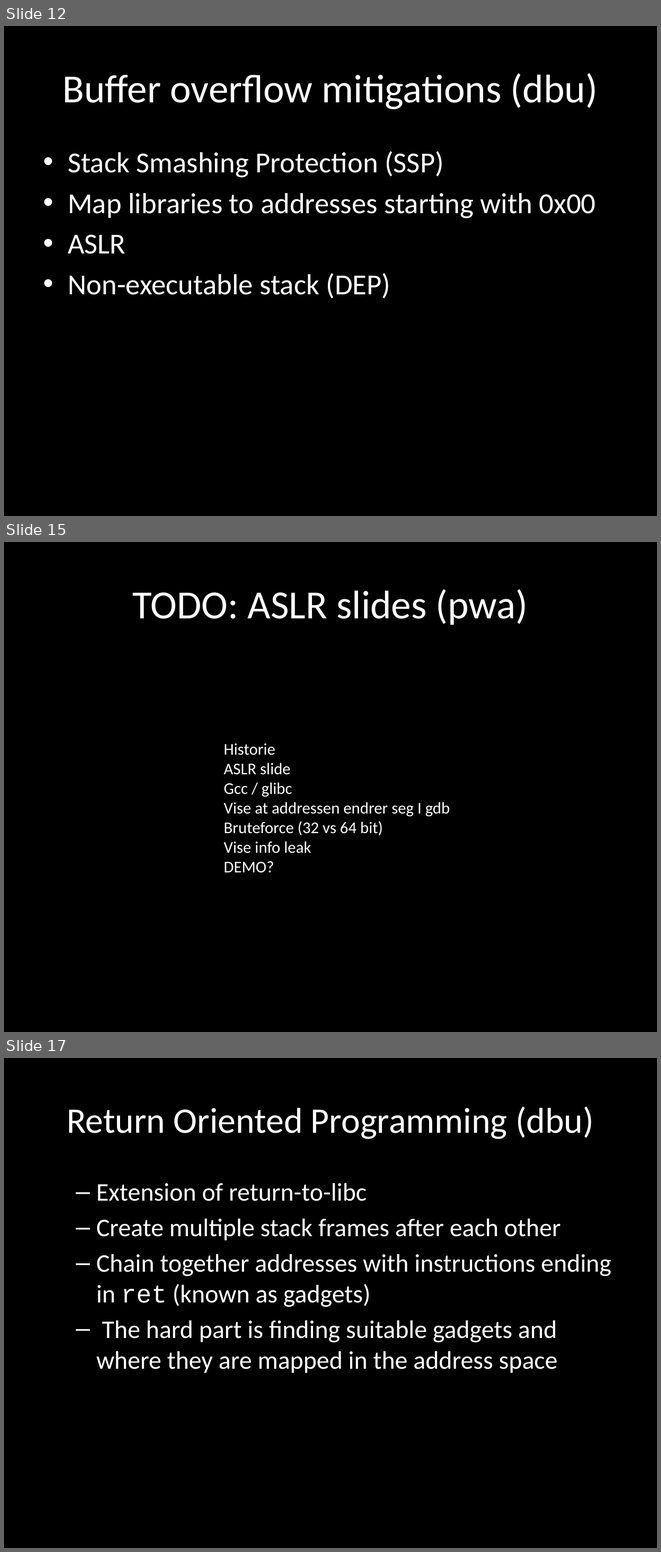
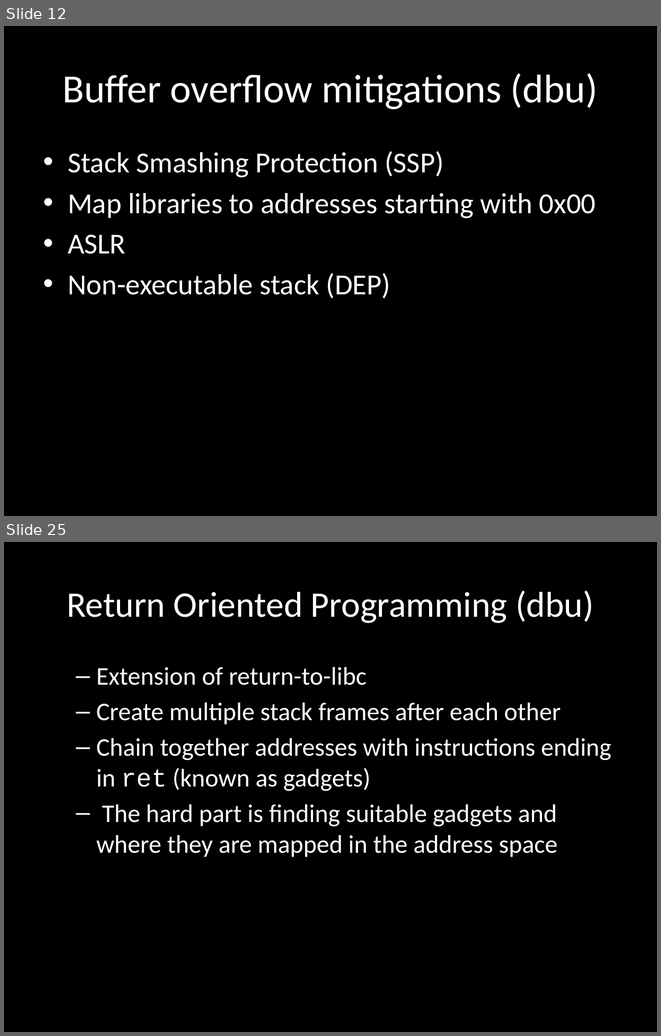
Before and after one commit to wuurrd/techzonepresentation, a slide deck: presentation.pptx. Shown one above the other, each under a label of ours: slides 12, 15 and 17 before the commit, slides 12 and 25 after it; the slides between them are not shown. The pictures are 661x1552 and 661x1036 pixels, drawn with LibreOffice and Linux fonts; fonts in the diff are those of the drawing. Boxes give left, top, right and bottom in pixels: in the first picture for what was removed or moved away, otherwise in the second. Text is boxed around its words. In the diff, an @@ line names an element or a change of style, - is before the commit and + after.

```diff
--- a/presentation.pptx
+++ b/presentation.pptx
@@ slide 15 removed at (4, 542, 657, 1032), background #000000 @@
@@ title removed at (132, 589, 528, 625) @@
-TODO: ASLR slides (pwa)
@@ text removed at (224, 743, 450, 873) @@
-Historie
-ASLR slide
-Gcc / glibc
-Vise at addressen endrer seg I gdb
-Bruteforce (32 vs 64 bit)
-Vise info leak
-DEMO?
@@ what was slide 17 is now slide 25 @@
```
Also in this commit, not shown: 2 slides changed, 13 slides added, 4 other slides removed.
